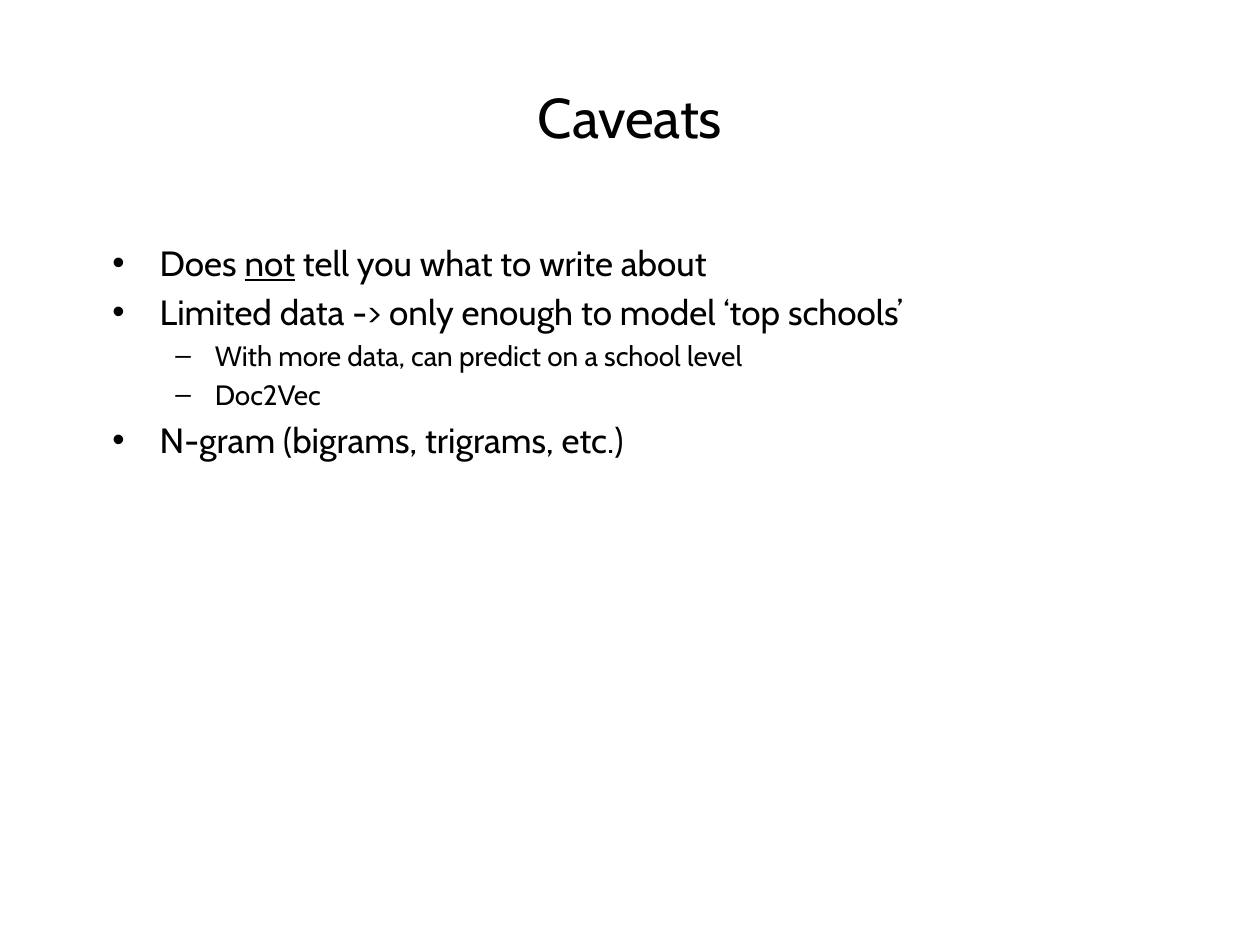
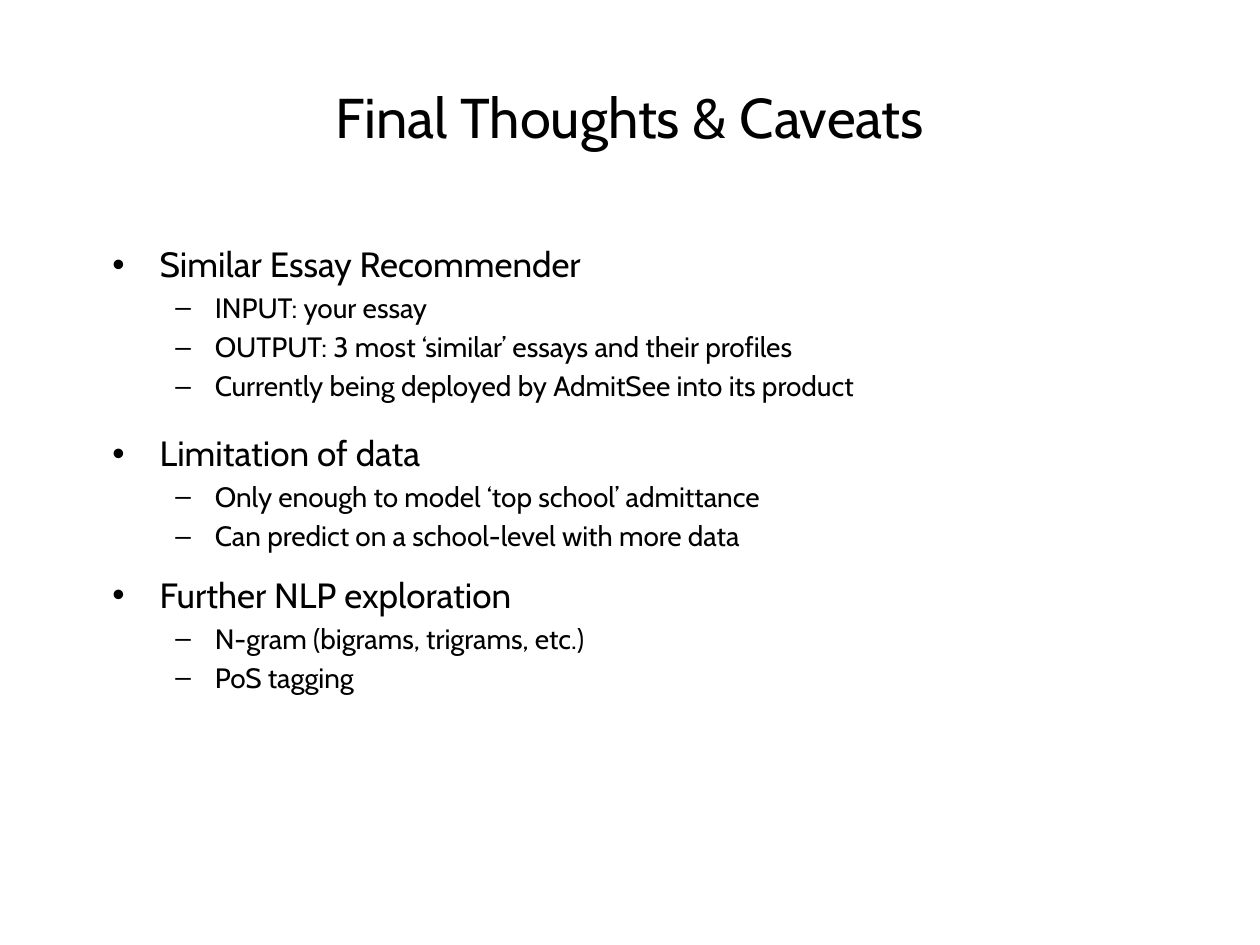
Before and after one commit to yungmsh/mining_the_common_app, a slide deck: slide 16 of presentation/MikeYung_Presentation_v1.pptx (slide 14 before the commit). Drawn at 1260x945 pixels with LibreOffice and Linux fonts; fonts in the diff are those of the drawing; background and template pictures are left out. Boxes give left, top, right and bottom in pixels: in the first picture for what was removed or moved away, otherwise in the second. Text is boxed around its words. In the diff, an @@ line names an element or a change of style, - is before the commit and + after.

Commit message:
model updates and presentation updates

```diff
--- a/presentation/MikeYung_Presentation_v1.pptx
+++ b/presentation/MikeYung_Presentation_v1.pptx
@@ title at [335,96,925,151]: text changed @@
-Caveats
+Final Thoughts & Caveats
@@ text at [160,250,854,617]: text changed; size 20 to 16 pt @@
-• Does not tell you what to write about
-• Limited data -> only enough to model ‘top schools’
-  – With more data, can predict on a school level
-  – Doc2Vec
+• Similar Essay Recommender
+  – INPUT: your essay
+  – OUTPUT: 3 most ‘similar’ essays and their profiles
+  – Currently being deployed by AdmitSee into its product
+• Limitation of data
+  – Only enough to model ‘top school’ admittance
+  – Can predict on a school-level with more data
+• Further NLP exploration
@@ text at [215,628,584,655]: size 20 to 16 pt in "N-gram (bigrams, trigrams, etc.)"; bullet • to –; list level 1 to 2 in "N-gram (bigrams, trigrams, etc.)" @@
@@ text at [215,668,354,695]: paragraph added @@
+  – PoS tagging
```
Also in this commit, not shown: 10 other slides changed, 3 slides added, 1 slide removed, 5 other files.
